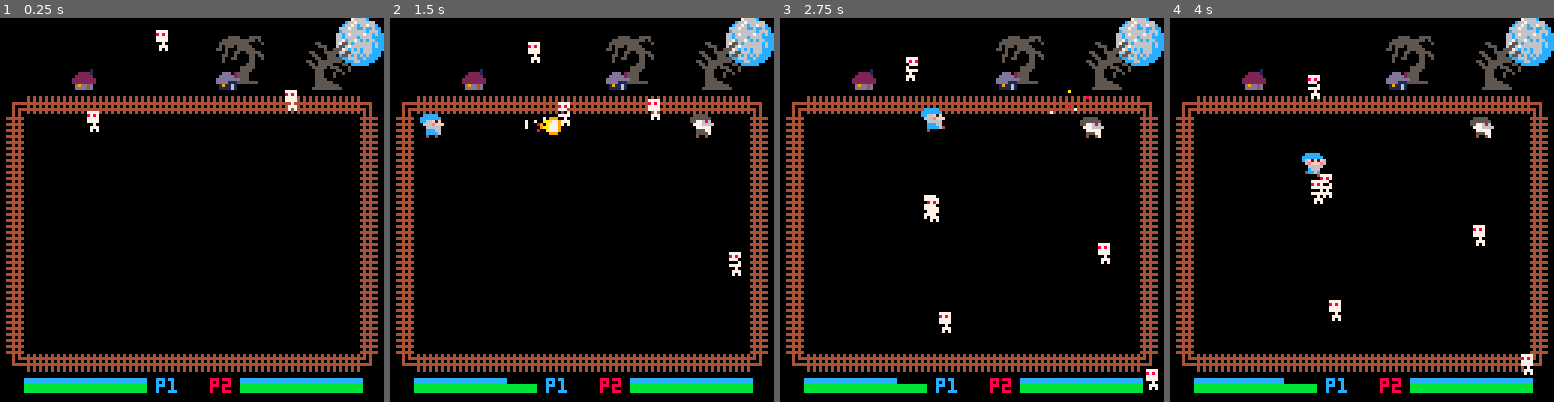
Above: before the commit, frames 1-4 (left to right).
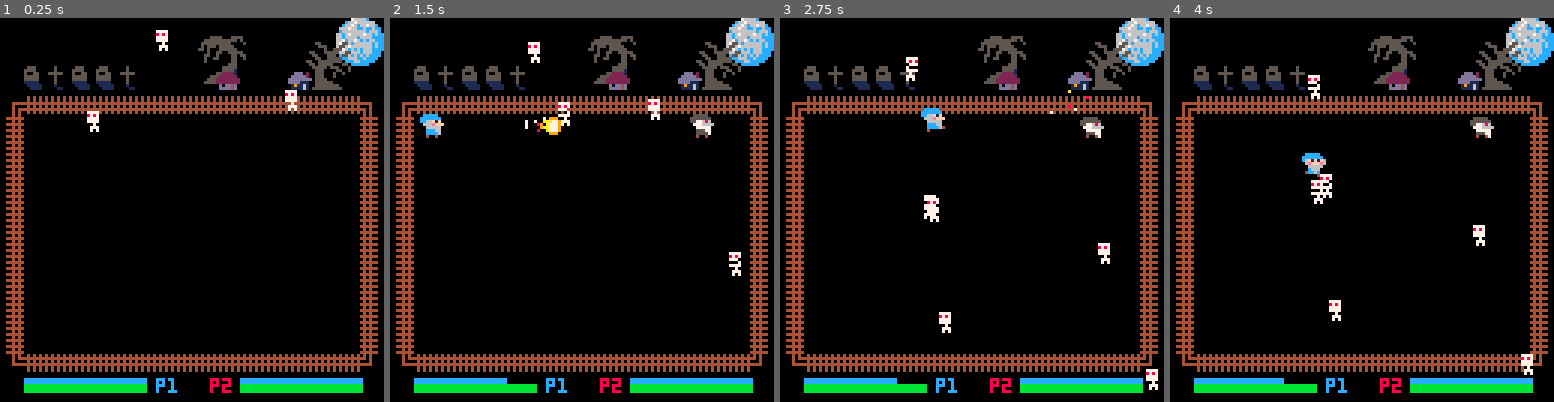
Above: after the commit, the same moments.

Repository: ravertass/wizardkingz
Game: PICO-8 cartridge wizardz.p8
The game is run twice, just before and just after one commit, with the same random seed, the same clock (stepped at 60 frames per second) and the same inputs.
Inputs:
- Up to frame 1 (0.25 s): no input
- Up to frame 2 (1.5 s): tap X (X key) at 0.33, 1.07 s
- Up to frame 3 (2.75 s): hold Right 1.6-2.1 s; tap X (X key) at 1.85 s; hold Up 2.15-2.42 s; hold Right from 2.47 s (still down)
- Up to frame 4 (4 s): tap X (X key) at 2.97 s; release Right at 3.03 s; hold Left 3.08-3.58 s; hold Down 3.63-3.97 s

The runs differ from the first frame. In frame 1, 2.2% of the frame differs, in the area x 6-82%, y 4-19%; in frame 2, 2.2%; in frame 3, 2.2%; in frame 4, 2.2%.

Commit message:
Add more environment stuff

Diff:
--- a/wizardz.p8
+++ b/wizardz.p8
@@ -96,8 +96,8 @@
 house_sprs = {208, 209, 210}
 house1_sprs = {224, 225, 226}
 moon_spr = {196}
-scary_tree_spr = {198}
-scary_tree1_spr = {200}
+scary_tree_spr = {198, 200}
+tombstone_spr = {240, 241}
 house_animation_index = 1
 house1_animation_index = 1
 house_countdown = 1
@@ -655,6 +655,7 @@
   draw_moon()
   draw_scary_trees()
   draw_houses()
+  draw_tombstones()
 end
 
 function draw_players()
@@ -874,16 +875,16 @@
 end
 
 function draw_houses()
-  spr(house_sprs[ceil(house_animation_index/10)], 24, 16)
+  spr(house_sprs[ceil(house_animation_index/10)], 72, 16)
   if house_countdown > 100 and house_countdown < 100 + 30 then
     house_animation_index += 1
     if house_animation_index > 29 then
       house_animation_index = 1
     end
   else
-    house_animation_index = 1
-  end
-  spr(house1_sprs[ceil(house1_animation_index/10)], 72, 16)
+    house_animation_index = 20
+  end
+  spr(house1_sprs[ceil(house1_animation_index/10)], 96, 16)
   if house_countdown > 200 and house_countdown < 200 + 30 then
     house1_animation_index += 1
     if house1_animation_index > 29 then
@@ -904,7 +905,15 @@
 
 function draw_scary_trees()
   spr(scary_tree_spr[1], 102, 8, 2, 2)
-  spr(scary_tree1_spr[1], 72, 6, 2, 2)
+  spr(scary_tree_spr[2], 66, 6, 2, 2)
+end
+
+function draw_tombstones()
+  spr(tombstone_spr[1], 8, 16)
+  spr(tombstone_spr[2], 16, 16)
+  spr(tombstone_spr[1], 24, 16)
+  spr(tombstone_spr[1], 32, 16)
+  spr(tombstone_spr[2], 40, 16)
 end
 
 __gfx__
@@ -1028,40 +1037,47 @@
 dddd1110dddd1110dddd111000000000000000000000000000000000000000000000000000000000000000000000000000000000877677677676775800000000
 01911610019116100191161000000000000000000000000000000000000000000000000000000000000000000000000000000000878776776776778000000000
 01111610011116100111161000000000000000000000000000000000000000000000000000000000000000000000000000000000088778778778778000000000
-00000000000000000000000000000000000000000000000000000000000000000000000000000000000000000000000000000000000880880880880000000000
-…(36 lines of a section not shown)…
+05550000005000000000000000000000000000000000000000000000000000000000000000000000000000000000000000000000000880880880880000000000
+55550000005000000000000000000000000000000000000000000000000000000000000000000000000000000000000000000000000000000000000000000000
+50055000555550000000000000000000000000000000000000000000000000000000000000000000000000000000000000000000000000000000000000000000
+55555000005000000000000000000000000000000000000000000000000000000000000000000000000000000000000000000000000000000000000000000000
+55555000005000000000000000000000000000000000000000000000000000000000000000000000000000000000000000000000000000000000000000000000
+11111000005000000000000000000000000000000000000000000000000000000000000000000000000000000000000000000000000000000000000000000000
+01111100001000000000000000000000000000000000000000000000000000000000000000000000000000000000000000000000000000000000000000000000
+00111100000110000000000000000000000000000000000000000000000000000000000000000000000000000000000000000000000000000000000000000000
+…(36 lines of a section not shown)…
